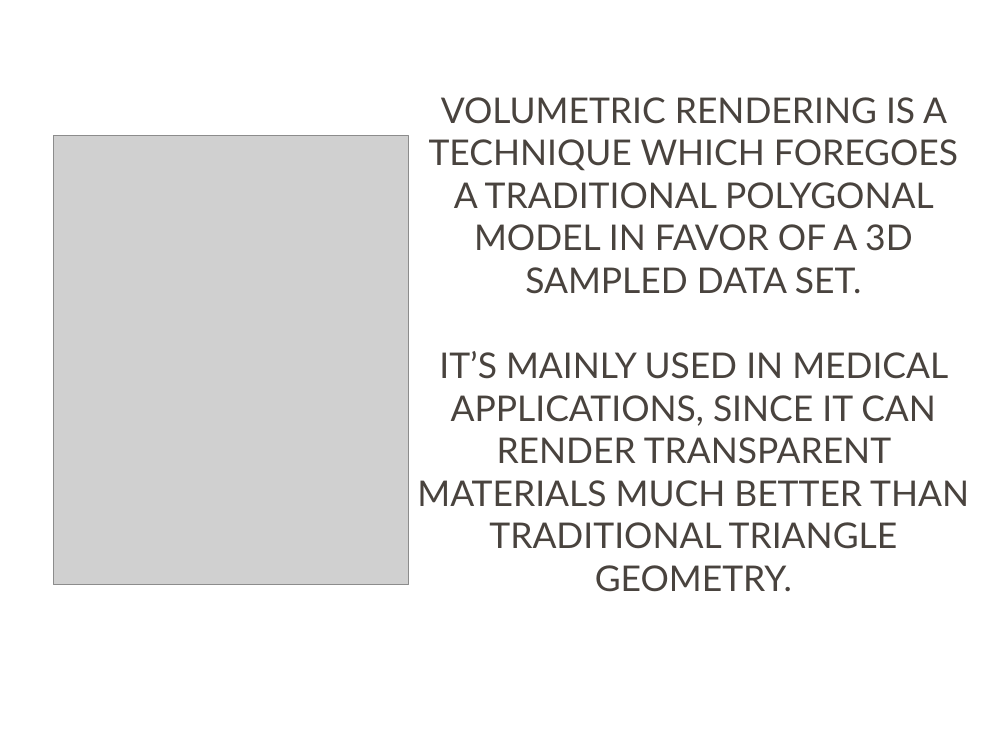
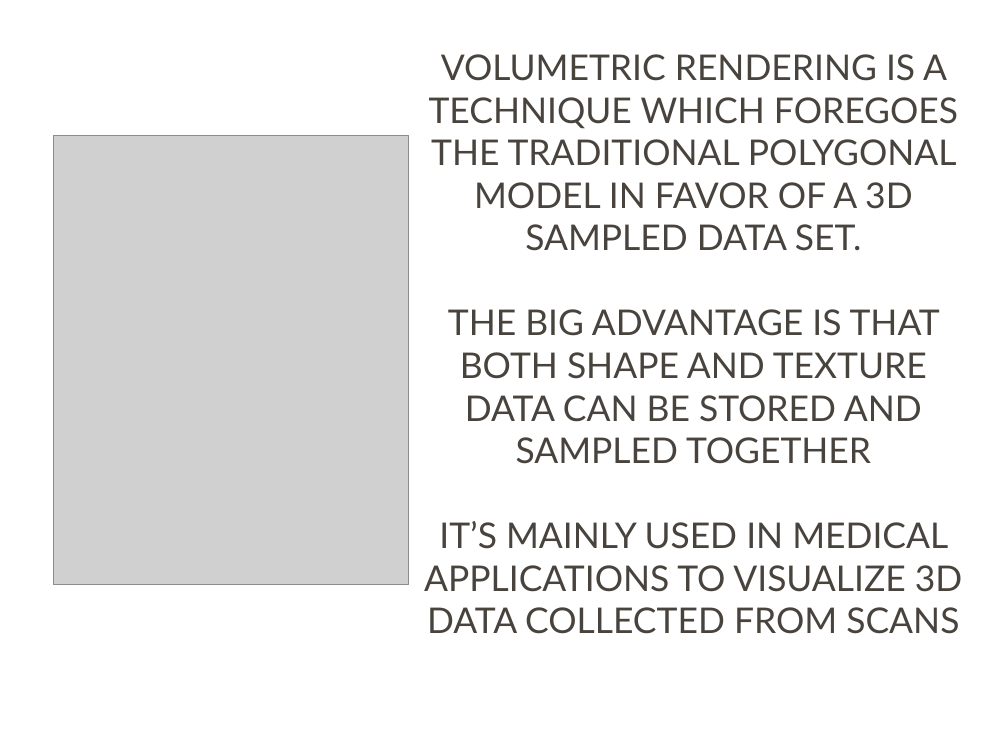
Before and after one commit to deltasquad451/xna-volumetric-renderer, a slide deck: slide 3 of volumerenderer.ppt. Drawn at 1008x756 pixels with LibreOffice and Linux fonts; fonts in the diff are those of the drawing; grey boxes stand for pictures; background and template pictures are left out. Boxes give left, top, right and bottom in pixels: in the first picture for what was removed or moved away, otherwise in the second. Text is boxed around its words. In the diff, an @@ line names an element or a change of style, - is before the commit and + after.

```diff
--- a/volumerenderer.ppt
+++ b/volumerenderer.ppt
@@ text at <box>424,54,962,592</box>: text changed @@
-VOLUMETRIC RENDERING IS A TECHNIQUE WHICH FOREGOES A TRADITIONAL POLYGONAL MODEL IN FAVOR OF A 3D SAMPLED DATA SET.
-IT’S MAINLY USED IN MEDICAL APPLICATIONS, SINCE IT CAN RENDER TRANSPARENT MATERIALS MUCH BETTER THAN TRADITIONAL TRIANGLE GEOMETRY.
+VOLUMETRIC RENDERING IS A TECHNIQUE WHICH FOREGOES THE TRADITIONAL POLYGONAL MODEL IN FAVOR OF A 3D SAMPLED DATA SET.
+THE BIG ADVANTAGE IS THAT BOTH SHAPE AND TEXTURE DATA CAN BE STORED AND SAMPLED TOGETHER
+IT’S MAINLY USED IN MEDICAL APPLICATIONS TO VISUALIZE 3D DATA COLLECTED FROM SCANS
```
Also in this commit, not shown: 4 other slides changed, 1 other file.
